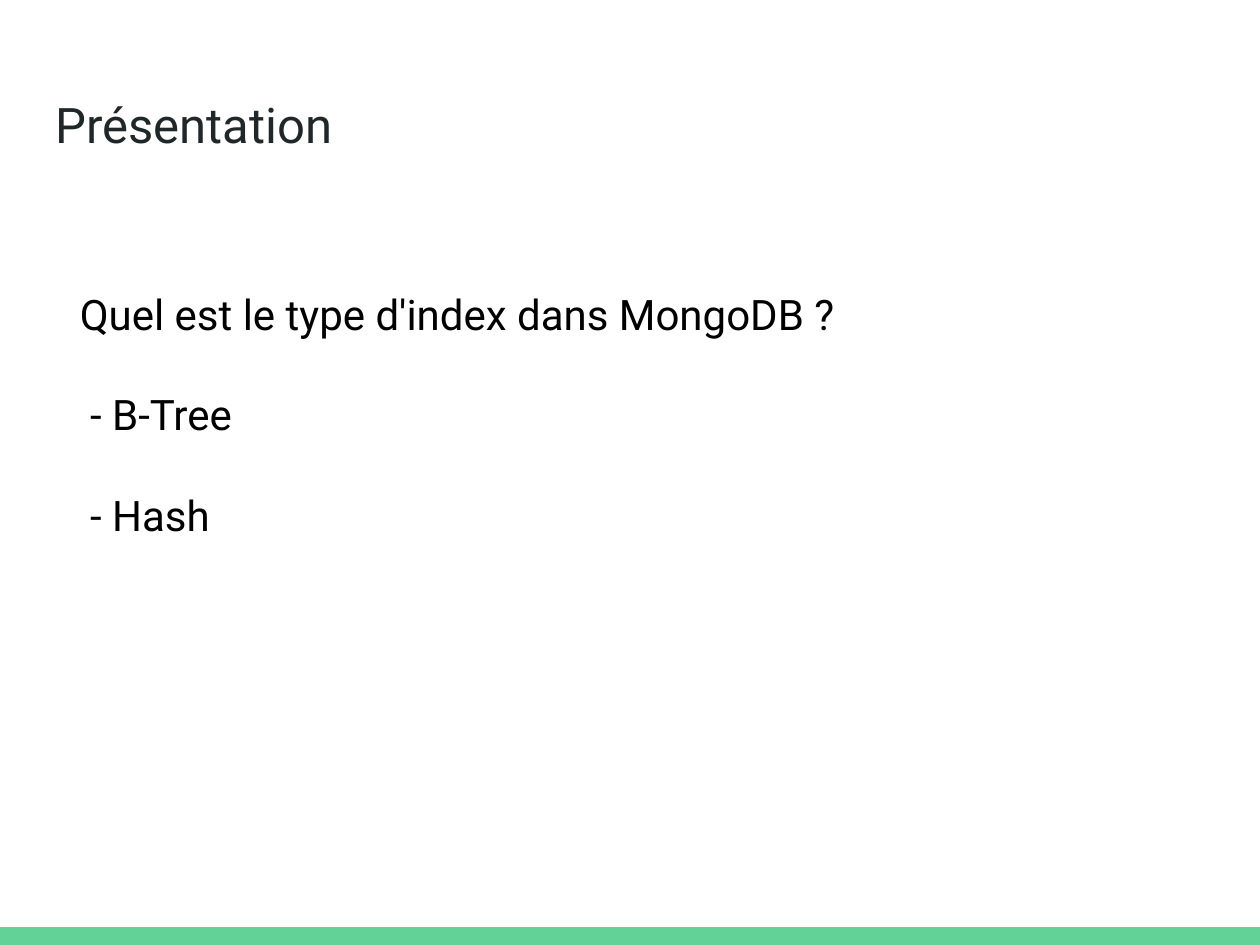
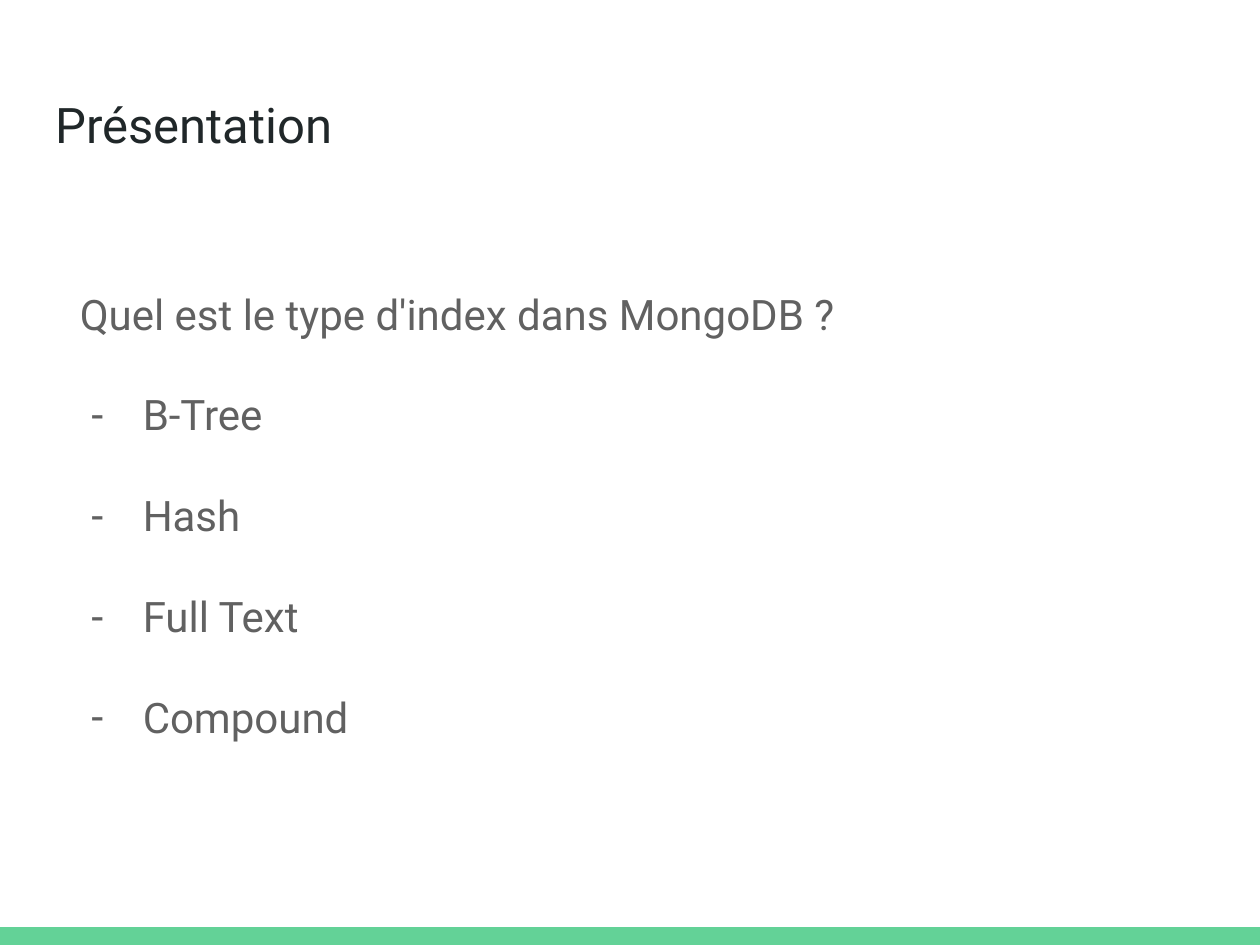
Before and after one commit to olivier-pitton/dant, a slide deck: slide 30 of mongodb/Cours_NoSQL.pptx. Drawn at 1260x945 pixels with LibreOffice and Linux fonts; fonts in the diff are those of the drawing. Boxes give left, top, right and bottom in pixels: in the first picture for what was removed or moved away, otherwise in the second. Text is boxed around its words. In the diff, an @@ line names an element or a change of style, - is before the commit and + after.

Commit message:
Update mongodb

```diff
--- a/mongodb/Cours_NoSQL.pptx
+++ b/mongodb/Cours_NoSQL.pptx
@@ text at <box>80,298,804,339</box>: text colour #000000 to #616161 in "Quel est le type d'index dans MongoDB ..." @@
@@ text at <box>143,400,349,742</box>: text changed; text colour #000000 to #616161 @@
-- B-Tree
-- Hash
+– B-Tree
+– Hash
+– Full Text
+– Compound
```
Also in this commit, not shown: 45 other slides changed, 2 slides added, 1 slide removed, 1 other file.
